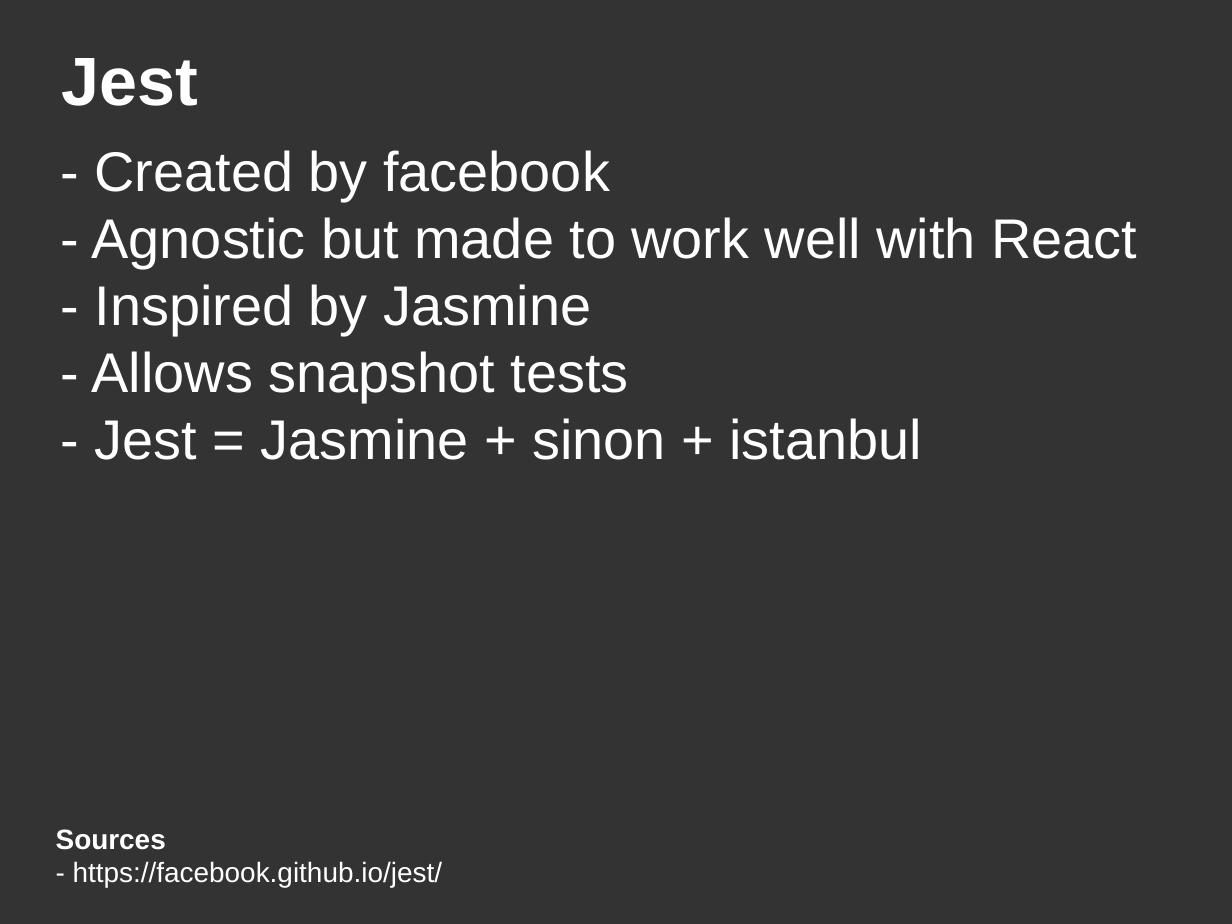
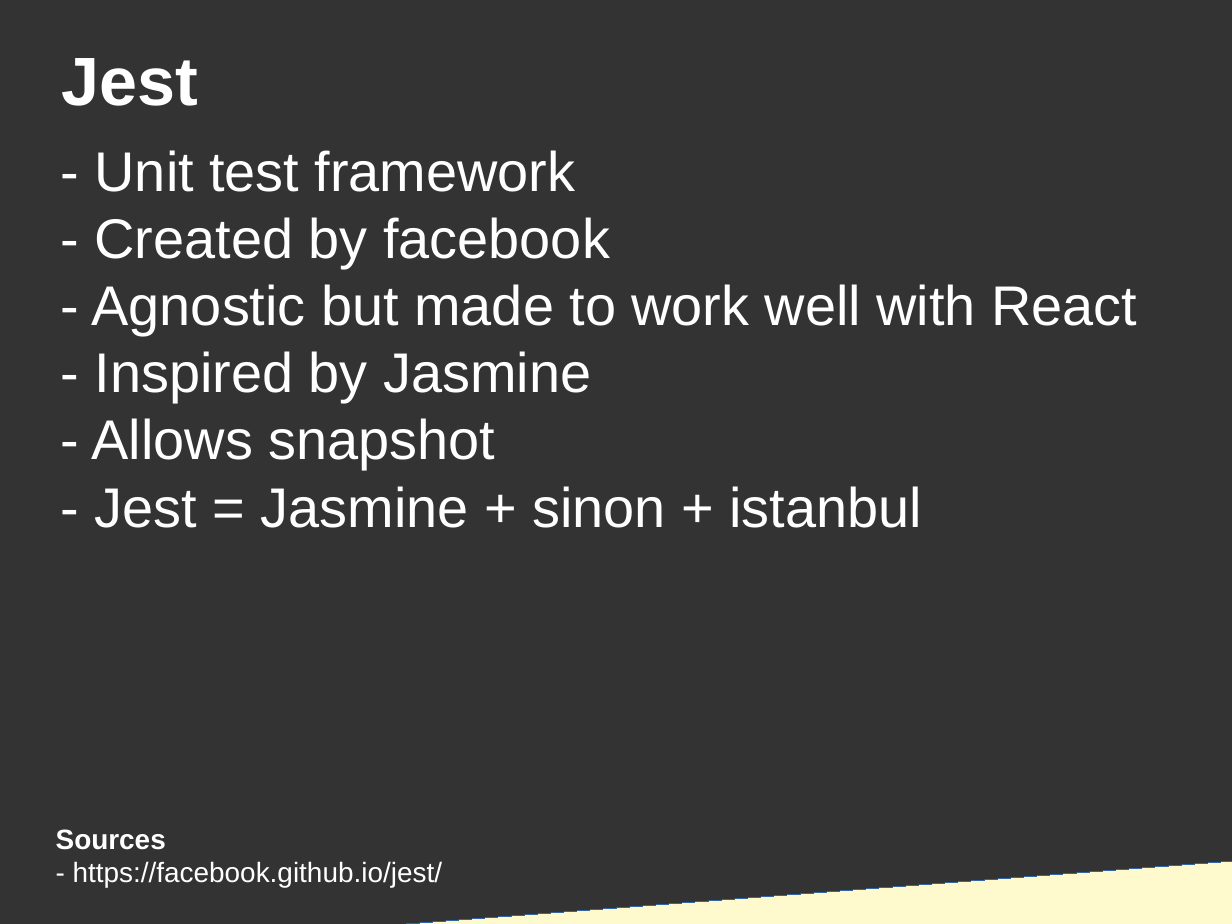
Before and after one commit to DanYellow/presentations, a slide deck: slide 12 of unit-tests/presentation.odp. Drawn at 1232x924 pixels with LibreOffice and Linux fonts; fonts in the diff are those of the drawing. Boxes give left, top, right and bottom in pixels: in the first picture for what was removed or moved away, otherwise in the second. Text is boxed around its words. In the diff, an @@ line names an element or a change of style, - is before the commit and + after.

```diff
--- a/unit-tests/presentation.odp
+++ b/unit-tests/presentation.odp
@@ title at (92, 150, 1137, 528): text changed @@
-- Created by facebook
-- Agnostic but made to work well with React
-- Inspired by Jasmine
-- Allows snapshot tests
-- Jest = Jasmine + sinon + istanbul
+- Unit test framework
+- Created by facebook
+- Agnostic but made to work well with React
+- Inspired by Jasmine
+- Allows snapshot
+- Jest = Jasmine + sinon + istanbul
@@ right triangle added at (212, 861, 1232, 924), fill #FFFACD, outline #3465A4 0 pt @@
```
Also in this commit, not shown: 26 other slides changed, 1 slide added, 9 other files.
